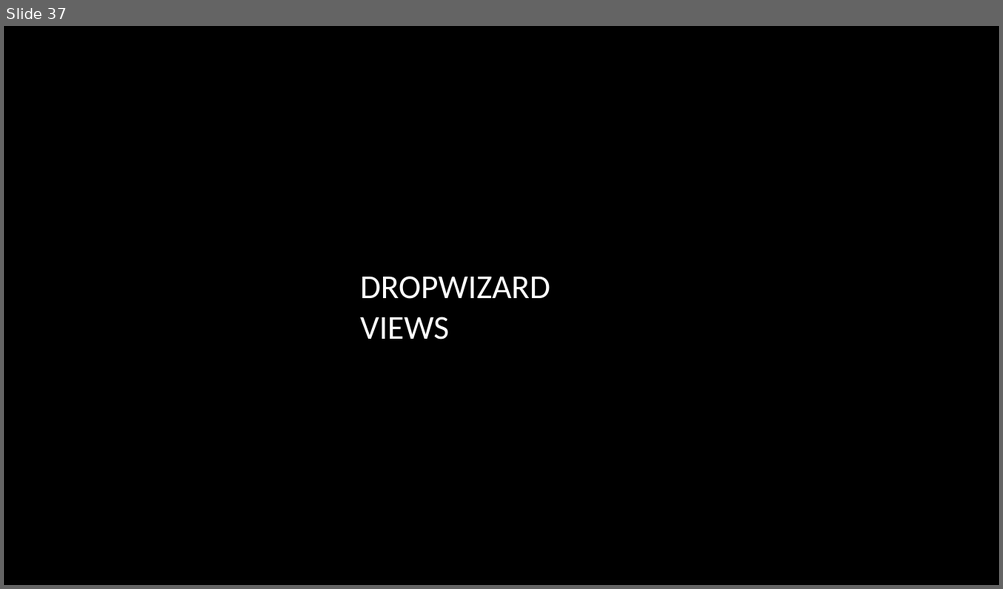
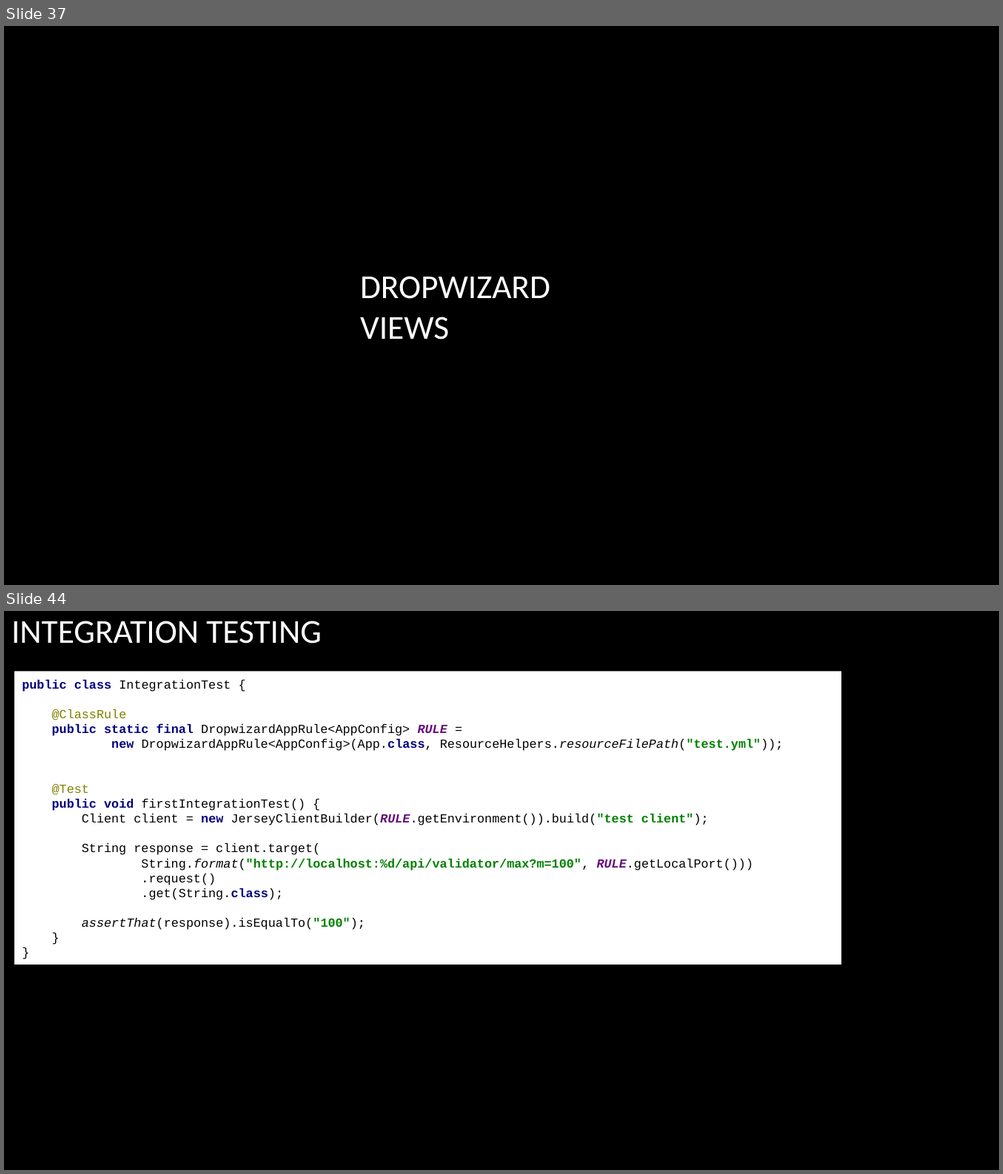
Before and after one commit to arenat/wiza_1, a slide deck: wiza.pptx. Shown one above the other, each under a label of ours: slide 37 before the commit, slides 37 and 44 after it; the slides between them are not shown. The pictures are 1003x589 and 1003x1174 pixels, drawn with LibreOffice and Linux fonts; fonts in the diff are those of the drawing; background and template pictures are left out. Boxes give left, top, right and bottom in pixels: in the first picture for what was removed or moved away, otherwise in the second. Text is boxed around its words. In the diff, an @@ line names an element or a change of style, - is before the commit and + after.

Commit message:
Add yml config test

```diff
--- a/wiza.pptx
+++ b/wiza.pptx
@@ slide 44 added at [4,611,999,1170], background picture (left out) @@
@@ title added at [11,621,321,644], 32.4 pt, text #FFFFFF @@
+INTEGRATION TESTING
@@ rectangle added at [14,672,841,965], fill #FFFFFF, 12 pt, text #000000 @@
+public class IntegrationTest {
+@ClassRule
+public static final DropwizardAppRule<AppConfig> RULE =
+new DropwizardAppRule<AppConfig>(App.class, ResourceHelpers.resourceFilePath("test.yml"));
+@Test
+public void firstIntegrationTest() {
+Client client = new JerseyClientBuilder(RULE.getEnvironment()).build("test client");
+String response = client.target(
+String.format("http://localhost:%d/api/validator/max?m=100", RULE.getLocalPort()))
+.request()
+.get(String.class);
+assertThat(response).isEqualTo("100");
+}
+}
```
Also in this commit, not shown: 1 slide changed, 9 other slides added, 1 slide removed, 4 other files.
